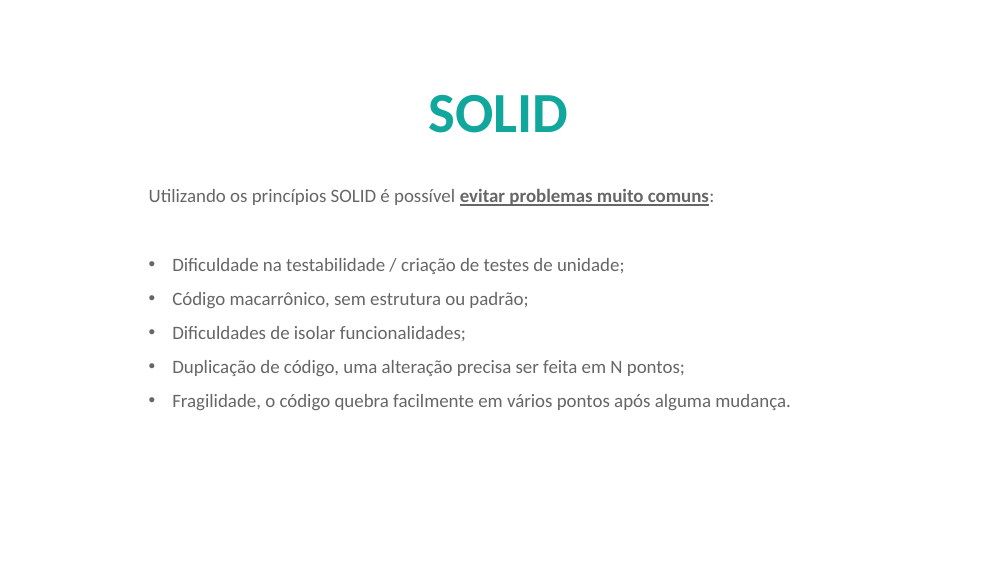
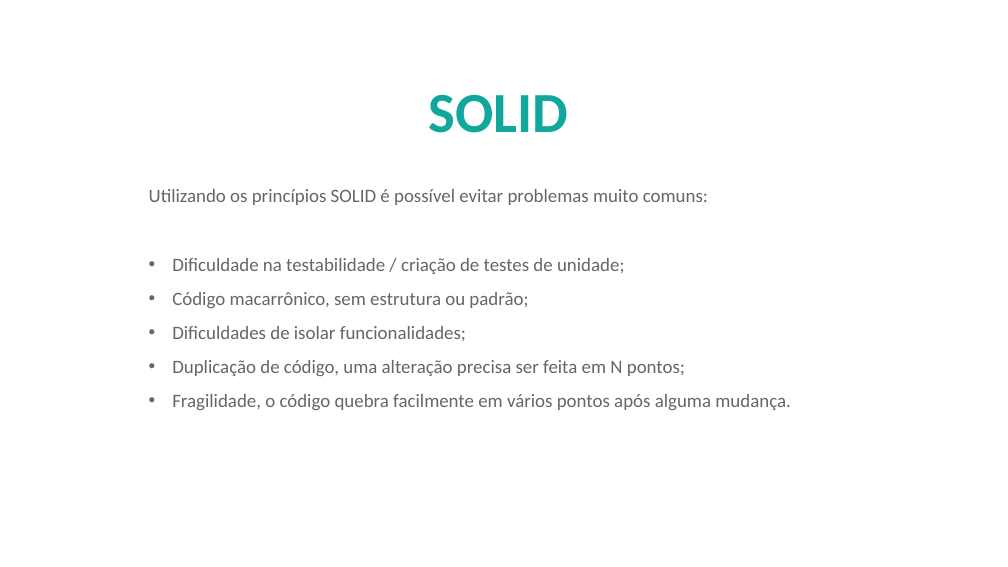
Before and after one commit to AlberttSantos/treinamento-solid, a slide deck: slide 4 of doc/InjecaoDependencia.pptx. Drawn at 1008x567 pixels with LibreOffice and Linux fonts; fonts in the diff are those of the drawing; background and template pictures are left out. Boxes give left, top, right and bottom in pixels: in the first picture for what was removed or moved away, otherwise in the second. Text is boxed around its words. In the diff, an @@ line names an element or a change of style, - is before the commit and + after.

```diff
--- a/doc/InjecaoDependencia.pptx
+++ b/doc/InjecaoDependencia.pptx
@@ text at [149, 189, 708, 205]: bold off, underline off in "evitar problemas muito comuns:" @@
```
Also in this commit, not shown: 1 other slide changed, 1 slide removed.
